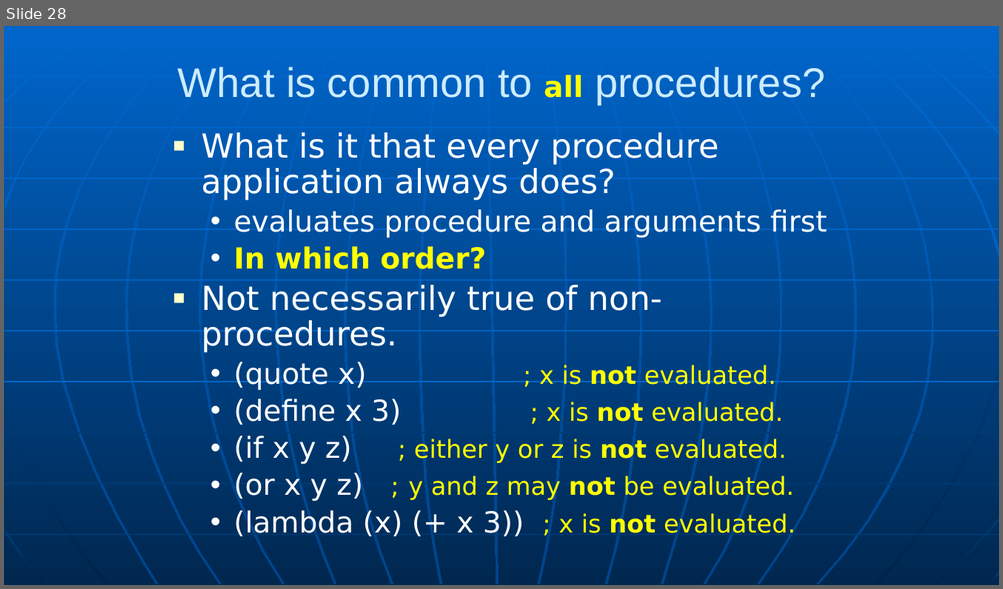
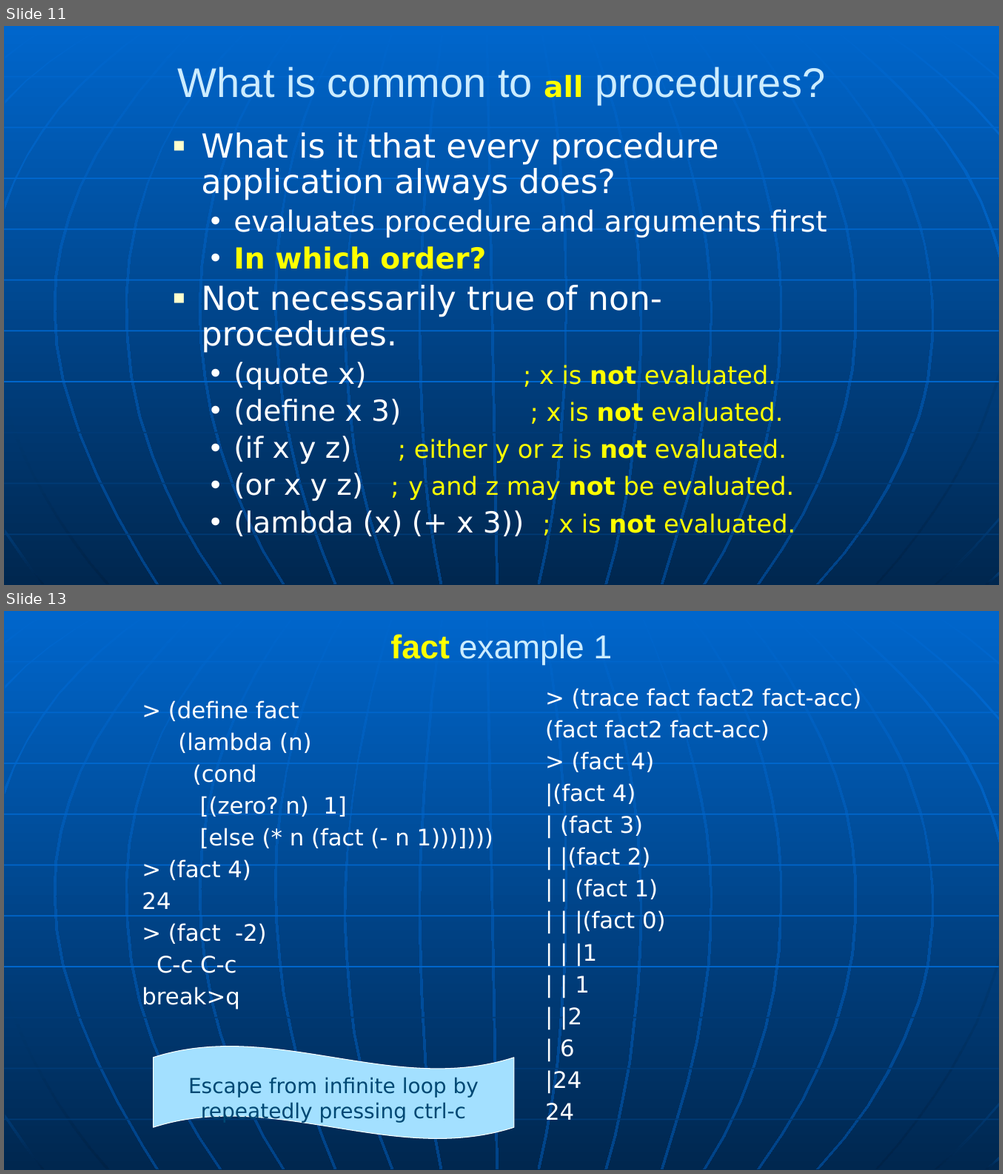
Before and after one commit to RHIT-CSSE/csse304, a slide deck: ClassMaterials/CourseIntro/CWA-intro.pptx. Shown one above the other, each under a label of ours: slide 28 before the commit, slides 11 and 13 after it; the slides between them are not shown. The pictures are 1003x589 and 1003x1174 pixels, drawn with LibreOffice and Linux fonts; fonts in the diff are those of the drawing. Boxes give left, top, right and bottom in pixels: in the first picture for what was removed or moved away, otherwise in the second. Text is boxed around its words. In the diff, an @@ line names an element or a change of style, - is before the commit and + after.

```diff
--- a/ClassMaterials/CourseIntro/CWA-intro.pptx
+++ b/ClassMaterials/CourseIntro/CWA-intro.pptx
@@ slide 13 added at (4, 611, 999, 1170), background gradient #0066CC to #004488; not listed: 34 template elements that a slide beside it also shows @@
@@ title added at (390, 634, 612, 665), 32 pt, text #CCECFF @@
+fact example 1
@@ text added at (545, 688, 861, 1125), 22 pt, text #FFFFFF @@
+> (trace fact fact2 fact-acc)
+(fact fact2 fact-acc)
+> (fact 4)
+|(fact 4)
+| (fact 3)
+| |(fact 2)
+| | (fact 1)
+| | |(fact 0)
+| | |1
+| | 1
+| |2
+| 6
+|24
+24
@@ text added at (142, 701, 493, 1010), 22 pt, text #FFFFFF @@
+> (define fact
+(lambda (n)
+(cond
+[(zero? n) 1]
+[else (* n (fact (- n 1)))])))
+> (fact 4)
+24
+> (fact -2)
+C-c C-c
+break>q
@@ wave added at (153, 1046, 514, 1139), fill #A3E0FF, outline #FFFFFF 0.75 pt, 20 pt, text #004873 @@
+Escape from infinite loop by repeatedly pressing ctrl-c
@@ what was slide 28 is now slide 11 @@
```
Also in this commit, not shown: 3 slides changed, 5 other slides added, 24 slides removed, 5 other files.
